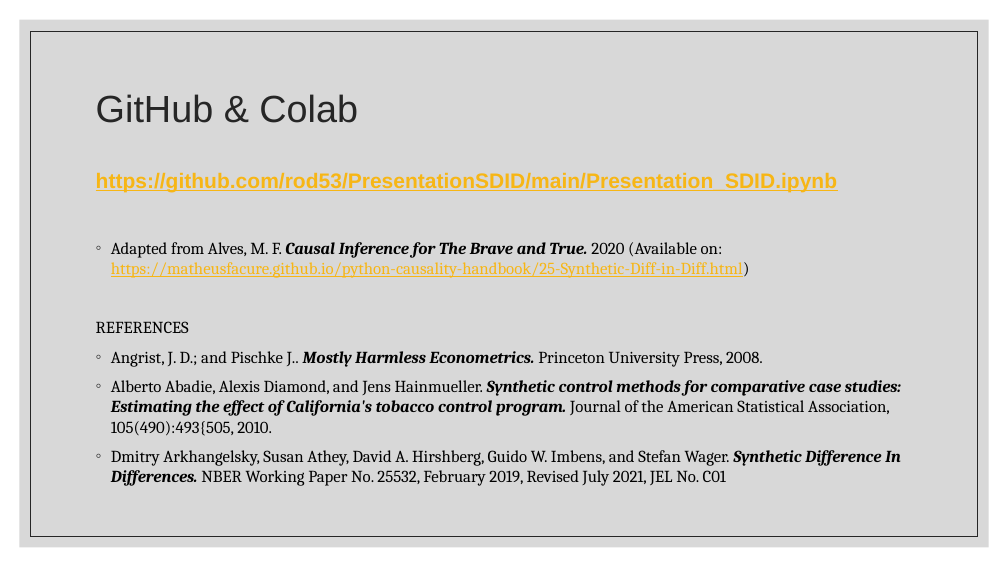
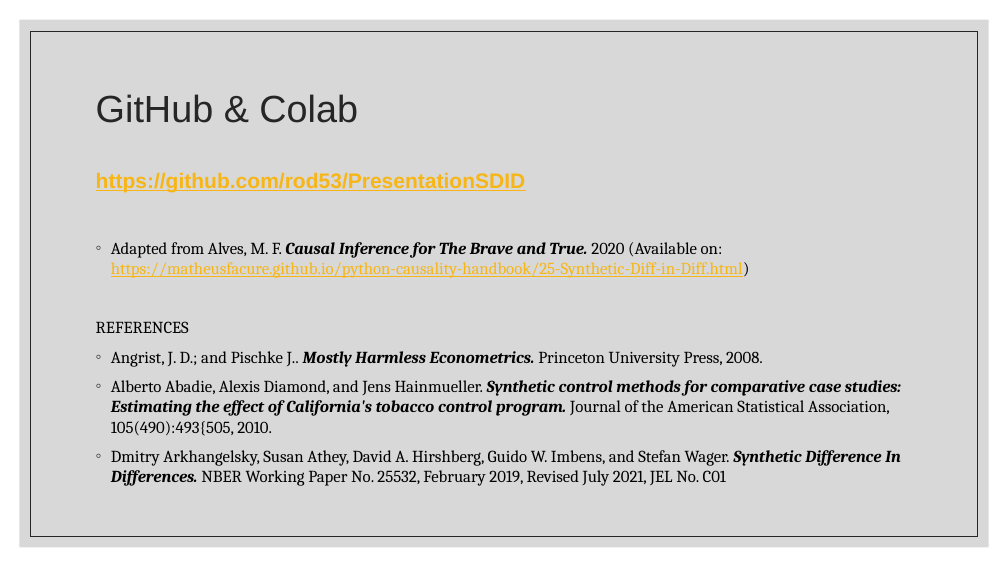
Before and after one commit to rod53/PresentationSDID, a slide deck: slide 13 of Presentation_SDID.pptx. Drawn at 1008x567 pixels with LibreOffice and Linux fonts; fonts in the diff are those of the drawing. Boxes give left, top, right and bottom in pixels: in the first picture for what was removed or moved away, otherwise in the second. Text is boxed around its words. In the diff, an @@ line names an element or a change of style, - is before the commit and + after.

```diff
--- a/Presentation_SDID.pptx
+++ b/Presentation_SDID.pptx
@@ text at (96, 172, 526, 192): text changed @@
-https://github.com/rod53/PresentationSDID/main/Presentation_SDID.ipynb
+https://github.com/rod53/PresentationSDID
```
Also in this commit, not shown: 1 other file.
